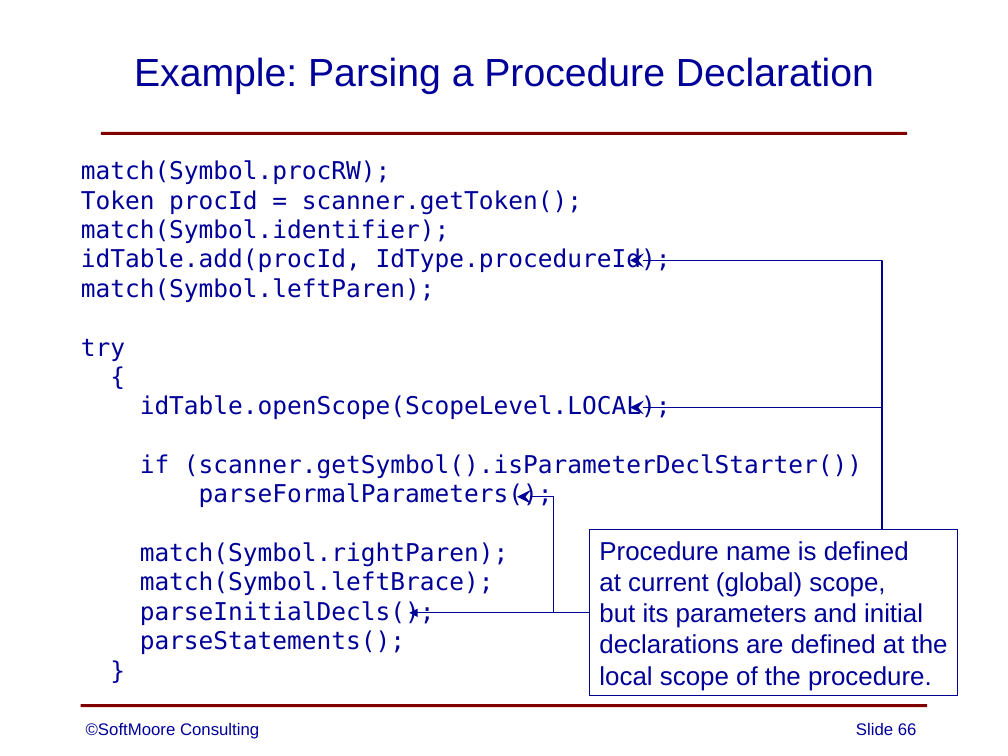
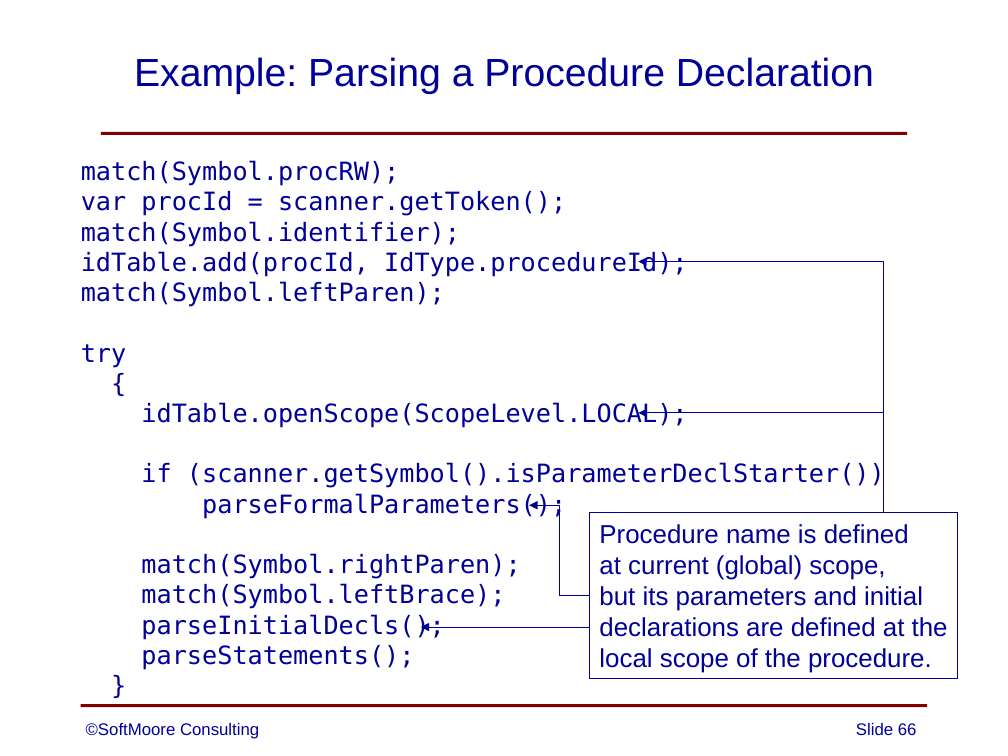
Before and after one commit to SoftMoore/CPRL-Java-3rd, a slide deck: slide 66 of PowerPoints/06 - Syntax Analysis.pptx. Drawn at 1008x756 pixels with LibreOffice and Linux fonts; fonts in the diff are those of the drawing. Boxes give left, top, right and bottom in pixels: in the first picture for what was removed or moved away, otherwise in the second. Text is boxed around its words. In the diff, an @@ line names an element or a change of style, - is before the commit and + after.

```diff
--- a/PowerPoints/06 - Syntax Analysis.pptx
+++ b/PowerPoints/06 - Syntax Analysis.pptx
@@ text at <box>81,160,885,670</box>: size 17.5 to 18 pt @@
@@ text at <box>81,191,566,216</box>: text changed; size 17.5 to 18 pt @@
-Token procId = scanner.getToken();
+var procId = scanner.getToken();
@@ elbow arrow moved from (882, 530) - (630, 260) to (884, 512) - (638, 262) @@
@@ elbow arrow (884, 512) - (638, 262): arrowheads changed @@
@@ elbow arrow moved from (882, 530) - (630, 407) to (884, 512) - (638, 413) @@
@@ elbow arrow (884, 512) - (638, 413): arrowheads changed @@
@@ elbow arrow moved from (590, 613) - (517, 497) to (590, 596) - (529, 505) @@
@@ elbow arrow (590, 596) - (529, 505): arrowheads changed @@
@@ rectangle "Procedure name is defined": place and size @@
-rectangle "Procedure name is defined" at <box>590,530,958,697</box>
+rectangle "Procedure name is defined" at <box>590,512,958,678</box>
@@ arrow moved from (590, 613) - (409, 613) to (590, 627) - (420, 627) @@
```
Also in this commit, not shown: 12 other slides changed, 9 other files.
